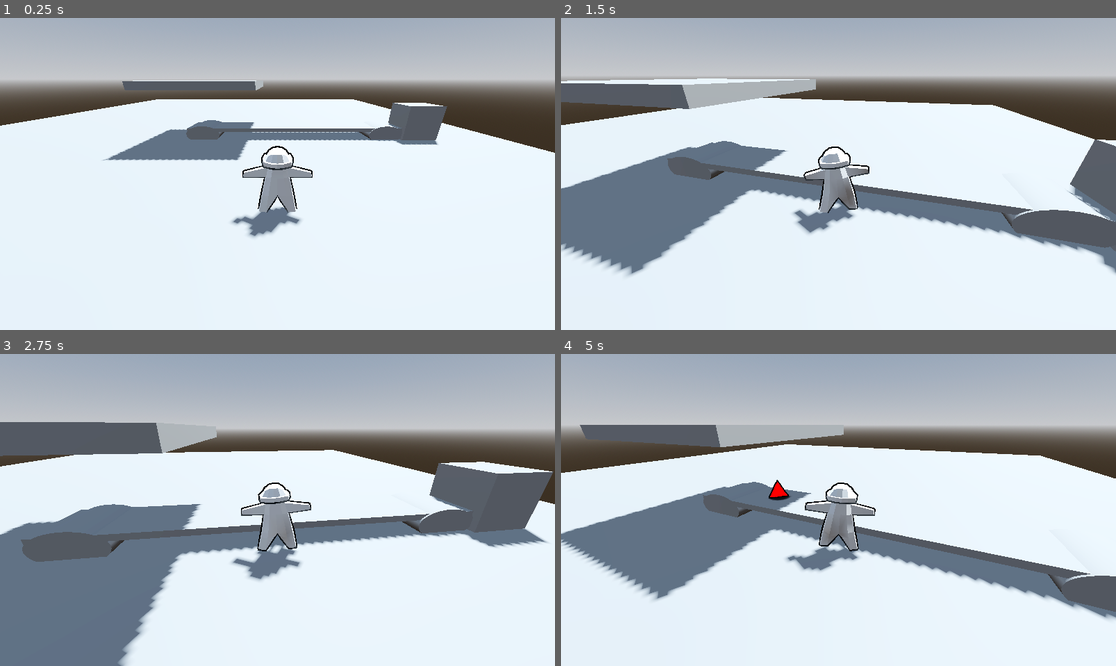
Above: before the commit, frames 1-4 (two rows, left to right).
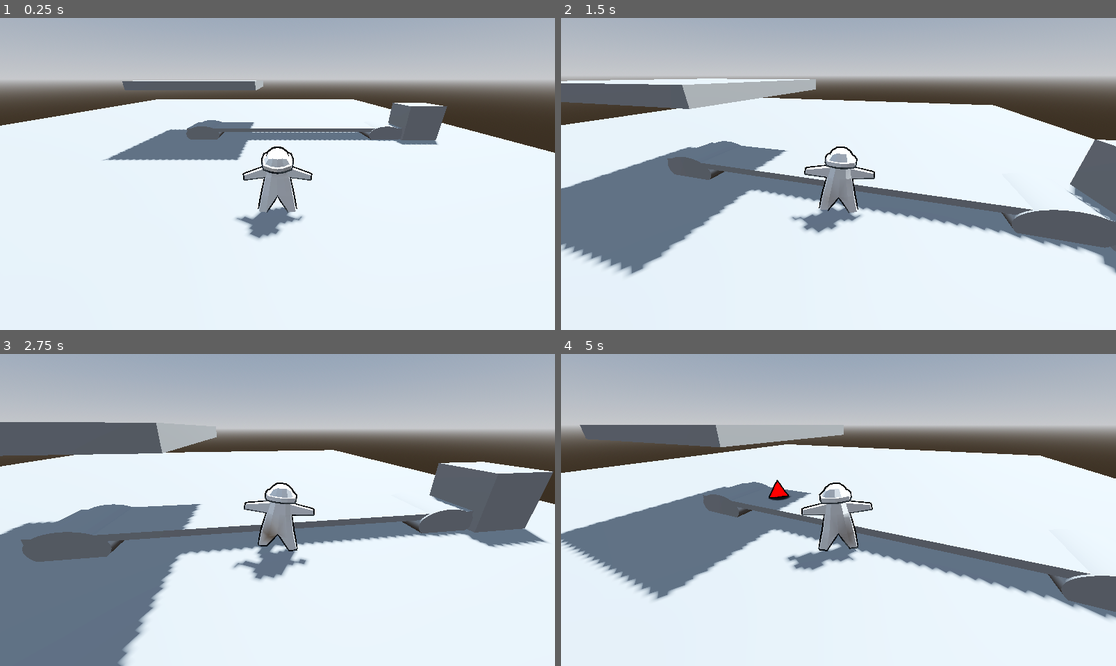
Above: after the commit, the same moments.

Repository: duboisr96/igwdcn
Game: Godot game, scene res://Scenes/Levels/level.tscn
Two runs of this game, one before a commit and one after it. Both use one fixed random seed, a clock stepped at 60 frames per second and the inputs below.
Inputs (mouse positions are in pixels of both pictures, inside the frame that each line leads up to):
- Up to frame 1 (0.25 s): no input
- Up to frame 2 (1.5 s): tap Enter (ui_accept) at 0.5, 0.8, 1.35 s; move the mouse to (866, 174) at 0.52 s; hold F (interact) 0.53-1.28 s; hold W (up) from 0.53 s (still down); tap Space (jump) at 0.77, 1.07 s; move the mouse to (810, 174) at 1.27 s
- Up to frame 3 (2.75 s): keep holding W (up); tap Space (jump) at 1.52, 1.55, 1.82 s; move the mouse to (288, 503) at 2.02 s; hold Space (jump) from 2.03 s (still down); tap F (interact) at 2.3 s
- Up to frame 4 (5 s): keep holding W (up); move the mouse to (832, 516) at 2.77 s; release Space (jump) at 2.78 s; tap - (decrease belt speed) at 2.85 s; tap Space (jump) at 3.02, 3.32, 4.52, 4.82 s; tap Enter (ui_accept) at 3.05 s; move the mouse to (877, 513) at 3.52 s; hold Space (jump) 3.53-4.28 s; tap Keypad 0 (decrease error) at 3.6 s; move the mouse to (794, 506) at 4.27 s; tap Mouse wheel up (increase belt speed) at 4.35 s; tap F (interact) at 4.55 s

The runs differ from the first frame. In frame 1, 0.5% of the frame differs, in the area x 41-57%, y 40-72%; in frame 2, 1.1%, in the area x 41-57%, y 41-70%; in frame 3, 1.1%; in frame 4, 1.1%.

Commit message:
can now pick up and score

Diff:
--- a/Scenes/Levels/level.gd
+++ b/Scenes/Levels/level.gd
@@ -3,7 +3,8 @@
 
 var root = get_tree()
 @export var production_speed := 1.0
-
+var health = 10
+var score = 0
 # Called when the node enters the scene tree for the first time.
 func _ready() -> void:
 	add_to_group("levels")  # Add to a global group
@@ -27,3 +28,13 @@
 		if production_speed > .25:
 			production_speed -= .25
 			print('belt speed is ', production_speed, ' mph')
+
+
+func _on_bin_minus_one() -> void:
+	health -= 1
+	print(health, ' health remaining')
+
+
+func _on_bin_plus_one() -> void:
+	score += 1
+	print(score, ' total score')
--- a/Scenes/Levels/level.tscn
+++ b/Scenes/Levels/level.tscn
@@ -19,7 +19,7 @@
 tonemap_mode = 2
 glow_enabled = true
 
-[node name="Level" type="Node3D" groups=["levels"]]
+[node name="Level" type="Node3D"]
 script = ExtResource("1_u28yv")
 
 [node name="WorldEnvironment" type="WorldEnvironment" parent="."]
@@ -36,6 +36,8 @@
 
 [node name="Bin" parent="." instance=ExtResource("2_fj8l3")]
 transform = Transform3D(1, 0, 0, 0, 1, 0, 0, 0, 1, 6.22015, 0.448438, 0.12847)
+shape = "triangle"
+color = "RED"
 
 [node name="CSGBox3D" type="CSGBox3D" parent="."]
 transform = Transform3D(1, 0, 0, 0, 1, 0, 0, 0, 1, -0.00671387, -0.123102, -2.68958)
@@ -48,3 +50,6 @@
 
 [node name="Player" parent="." instance=ExtResource("5_wt80w")]
 transform = Transform3D(0.4, 0, 0, 0, 0.4, 0, 0, 0, 0.4, 2.00536, -0.0231023, 4.18358)
+
+[connection signal="minus_one" from="Bin" to="." method="_on_bin_minus_one"]
+[connection signal="plus_one" from="Bin" to="." method="_on_bin_plus_one"]
--- a/Scenes/Player/player.gd
+++ b/Scenes/Player/player.gd
@@ -21,6 +21,11 @@
 @onready var move_state_machine = $AnimationTree.get('parameters/MoveStateMachine/playback')
 #nodes
 @onready var camera = $FollowingCameraController/Camera3D
+var can_grab := true
+var grabbable_obj : Node3D = null
+var grabbed_object : Node3D = null
+var am_holding := false
+
 
 #functions
 func _ready() -> void:
@@ -33,18 +38,21 @@
 	move_and_slide()
 	#Interact check
 	interact()
-
+	_hold_obj()
 
 
 func interact() -> void:
 	var tween = create_tween()
+	##this is unrelated to currently chillin here
 	if Input.is_action_just_pressed("unlock mouse"):
 		Input.set_mouse_mode(Input.MOUSE_MODE_VISIBLE)
+
+
 	if (Input.is_action_pressed("interact")):
-		print("interact")
-		tween.tween_property($AnimationTree, "parameters/GrabBlend/blend_amount", 1, .25 )
+		_grab(grabbable_obj)
+		tween.tween_property($AnimationTree, "parameters/GrabBlend/blend_amount", 1, .1 )
 	else:
-		tween.tween_property($AnimationTree, "parameters/GrabBlend/blend_amount", 0, .25 )
+		tween.tween_property($AnimationTree, "parameters/GrabBlend/blend_amount", 0, .1 )
 
 #handles horizontal movement
 func move_logic(delta) -> void:
@@ -77,31 +85,39 @@
 	var gravity = jump_gravity if velocity.y > 0.0 else fall_gravity
 	velocity.y -= gravity * delta
 
-#Template
-#const SPEED = 5.0
-#const JUMP_VELOCITY = 4.5
-#
-## Get the gravity from the project settings to be synced with RigidBody nodes.
-#var gravity = ProjectSettings.get_setting("physics/3d/default_gravity")
-#
-#
-#func _physics_process(delta):
-	## Add the gravity.
-	#if not is_on_floor():
-		#velocity.y -= gravity * delta
-	## Handle jump.
-	#if Input.is_action_just_pressed("ui_accept") and is_on_floor():
-		#velocity.y = JUMP_VELOCITY
-#
-	## Get the input direction and handle the movement/deceleration.
-	## As good practice, you should replace UI actions with custom gameplay actions.
-	#var input_dir = Input.get_vector("left", "right", "up", "down")
-	#var direction = (transform.basis * Vector3(input_dir.x, 0, input_dir.y)).normalized()
-	#if direction:
-		#velocity.x = direction.x * SPEED
-		#velocity.z = direction.z * SPEED
-	#else:
-		#velocity.x = move_toward(velocity.x, 0, SPEED)
-		#velocity.z = move_toward(velocity.z, 0, SPEED)
-#
-	#move_and_slide()
+
+func _on_grab_area_body_entered(body: Node3D) -> void:
+	if (body.is_in_group("grabbable") && !am_holding):
+		grabbable_obj = body
+		print('can be grabbed')
+
+
+func _on_grab_area_body_exited(body: Node3D) -> void:
+	if body == grabbable_obj:
+		grabbable_obj = null
+
+func _grab(obj):
+	if obj != null:
+		grabbed_object = obj
+		grabbed_object.global_position = $man/GrabArea/CSGBox3D.global_position
+		var col_shape = grabbed_object.get_node('CollisionShape3D')
+		col_shape.disabled = true
+		am_holding = true
+
+
+func _hold_obj():
+
+	if grabbed_object != null and Input.is_action_pressed("interact") and am_holding:  # Replace "interact" with your actual input action
+		var shadow = grabbed_object.get_node('shadow')
+		grabbed_object.global_position = $man/GrabArea/CSGBox3D.global_position
+		am_holding = true
+		shadow.hide()
+	elif grabbed_object != null and not Input.is_action_pressed("interact"):
+		var shadow = grabbed_object.get_node('shadow')
+		var col_shape = grabbed_object.get_node('CollisionShape3D')
+		col_shape.disabled = false
+		grabbed_object = null  # Release the object when the button is released
+		am_holding = false
+		shadow.show()
+	else:
+		am_holding = false
--- a/Scenes/Player/player.tscn
+++ b/Scenes/Player/player.tscn
@@ -11,6 +11,9 @@
 
 [sub_resource type="CapsuleMesh" id="CapsuleMesh_5g6jr"]
 material = SubResource("StandardMaterial3D_1cc6h")
+
+[sub_resource type="BoxShape3D" id="BoxShape3D_qbkvd"]
+size = Vector3(1, 1, 2)
 
 [sub_resource type="AnimationNodeAnimation" id="AnimationNodeAnimation_kp441"]
 animation = &"Grab"
@@ -45,7 +48,7 @@
 [sub_resource type="AnimationNodeTimeScale" id="AnimationNodeTimeScale_m1pfg"]
 
 [sub_resource type="AnimationNodeBlendTree" id="AnimationNodeBlendTree_ckjy8"]
-graph_offset = Vector2(-407, 19)
+graph_offset = Vector2(-355, 102)
 nodes/GrabAnimation/node = SubResource("AnimationNodeAnimation_kp441")
 nodes/GrabAnimation/position = Vector2(-200, 280)
 nodes/GrabBlend/node = SubResource("AnimationNodeBlend2_wg7ek")
@@ -58,6 +61,8 @@
 node_connections = [&"GrabBlend", 0, &"MoveStateMachine", &"GrabBlend", 1, &"GrabAnimation", &"TimeScale", 0, &"GrabBlend", &"output", 0, &"TimeScale"]
 
 [node name="Player" type="CharacterBody3D"]
+collision_layer = 8
+collision_mask = 29
 script = ExtResource("1_06din")
 
 [node name="CollisionShape3D" type="CollisionShape3D" parent="."]
@@ -78,12 +83,12 @@
 transform = Transform3D(0.5, 0, 0, 0, 0.5, 0, 0, 0, 0.5, 0, 0, 0)
 
 [node name="Skeleton3D" parent="man/Armature" index="0"]
-bones/1/rotation = Quaternion(0.321499, 1.1288e-07, 8.39421e-09, 0.94691)
+bones/1/rotation = Quaternion(0.321499, 1.1288e-07, 2.19955e-08, 0.94691)
 bones/2/rotation = Quaternion(7.05772e-10, 1.94742e-09, -0.712403, 0.701771)
-bones/3/rotation = Quaternion(-2.21372e-08, -2.75361e-08, -0.253155, 0.967426)
+bones/3/rotation = Quaternion(-2.93653e-08, -2.72897e-08, -0.253155, 0.967426)
 bones/3/scale = Vector3(1, 1, 1)
 bones/4/rotation = Quaternion(7.05772e-10, -1.94742e-09, 0.712403, 0.701771)
-bones/5/rotation = Quaternion(-2.21372e-08, 2.75361e-08, 0.253155, 0.967426)
+bones/5/rotation = Quaternion(-2.93653e-08, 2.72897e-08, 0.253155, 0.967426)
 bones/5/scale = Vector3(1, 1, 1)
 bones/6/rotation = Quaternion(0.63993, 0.300816, 0.639929, -0.300816)
 bones/7/rotation = Quaternion(-0.257522, 1.80225e-07, 7.2783e-08, 0.966272)
@@ -92,11 +97,26 @@
 bones/9/rotation = Quaternion(-0.257522, -1.80225e-07, -7.2783e-08, 0.966272)
 bones/9/scale = Vector3(1, 1, 1)
 
+[node name="GrabArea" type="Area3D" parent="man"]
+transform = Transform3D(2, 0, 0, 0, 2, 0, 0, 0, 2, 0, 0, 0)
+collision_mask = 3
+
+[node name="CollisionShape3D" type="CollisionShape3D" parent="man/GrabArea"]
+transform = Transform3D(1, 0, 0, 0, 1, 0, 0, 0, 1, 0, 0.964206, 1.08101)
+shape = SubResource("BoxShape3D_qbkvd")
+
+[node name="CSGBox3D" type="CSGBox3D" parent="man/GrabArea"]
+transform = Transform3D(1, 0, 0, 0, 1, 0, 0, 0, 1, 0, 1.7498, 1.97726)
+visible = false
+
 [node name="AnimationTree" type="AnimationTree" parent="."]
 root_node = NodePath("../man")
 tree_root = SubResource("AnimationNodeBlendTree_ckjy8")
 anim_player = NodePath("../man/AnimationPlayer")
 parameters/GrabBlend/blend_amount = 0.0
-parameters/TimeScale/scale = 0.5
+parameters/TimeScale/scale = 1.0
+
+[connection signal="body_entered" from="man/GrabArea" to="." method="_on_grab_area_body_entered"]
+[connection signal="body_exited" from="man/GrabArea" to="." method="_on_grab_area_body_exited"]
 
 [editable path="man"]
--- a/Scenes/objects/factory/bin.gd
+++ b/Scenes/objects/factory/bin.gd
@@ -3,6 +3,10 @@
 @export var shape := 'circle'
 @export var color := 'DEEP_SKY_BLUE'
 # Called when the node enters the scene tree for the first time.
+signal plus_one
+signal minus_one
+
+
 func _ready() -> void:
 	pass # Replace with function body.
 
@@ -12,5 +16,9 @@
 	pass
 
 
-#func _on_body_entered(body: Node3D) -> void:
-	#emit_signal()
+func _on_body_entered(body: Node3D) -> void:
+	if body.is_in_group('grabbable'):
+		if body.create_shape == shape && body.create_color == color:
+			emit_signal('plus_one')
+		else:
+			emit_signal('minus_one')
--- a/Scenes/objects/factory/bin.tscn
+++ b/Scenes/objects/factory/bin.tscn
@@ -5,6 +5,7 @@
 [sub_resource type="BoxShape3D" id="BoxShape3D_5elh5"]
 
 [node name="Bin" type="Area3D"]
+collision_mask = 3
 script = ExtResource("1_pyusl")
 
 [node name="CollisionShape3D" type="CollisionShape3D" parent="."]
--- a/Scenes/objects/factory/production_machine.gd
+++ b/Scenes/objects/factory/production_machine.gd
@@ -60,11 +60,12 @@
 	print($Timer.wait_time)
 
 func _handle_error(error_val) -> void:
+	var rando_spread := randi_range(1,10)
 	if error_amount == 1:
 		_output_shape(error_log[0], error_log[1])
 		pass
 	if error_amount == 0:
-		if error_val % 2:
+		if rando_spread <= 5:
 		###color and shape error###
 			var error_shape = randi_range(0,2)
 			while default_shape_to_create == error_shape:
@@ -79,7 +80,7 @@
 			_output_shape(error_shape, error_color)
 			#color and shape error
 			#append to erroring
-		elif error_val % 3:
+		elif rando_spread >5 && rando_spread <9:
 			var error_color = randi_range(0,2)
 			while default_color_to_create == error_color:
 				error_color = randi_range(0,2)
--- a/Scenes/objects/shapes/shape_base.gd
+++ b/Scenes/objects/shapes/shape_base.gd
@@ -21,6 +21,7 @@
 var on_belt := false
 
 func _ready() -> void:
+	add_to_group("grabbable")
 	_bob()
 	if create_shape == 'circle':
 		print('creating cirlce')
--- a/Scenes/objects/shapes/shape_base.tscn
+++ b/Scenes/objects/shapes/shape_base.tscn
@@ -7,9 +7,12 @@
 
 [sub_resource type="BoxShape3D" id="BoxShape3D_svyq8"]
 
-[node name="ShapeBase" type="RigidBody3D"]
+[node name="ShapeBase" type="RigidBody3D" groups=["grabbable"]]
 transform = Transform3D(1, 0, 0, 0, 1, 0, 0, 0, 1, 0, 0.54768, 0)
+collision_layer = 2
+collision_mask = 53
 gravity_scale = 0.0
+lock_rotation = true
 contact_monitor = true
 max_contacts_reported = 6
 linear_velocity = Vector3(0, -1, 0)
--- a/project.godot
+++ b/project.godot
@@ -14,6 +14,11 @@
 run/main_scene="res://Scenes/Levels/level.tscn"
 config/features=PackedStringArray("4.3", "Forward Plus")
 config/icon="res://icon.svg"
+
+[global_group]
+
+grabbable=""
+levels=""
 
 [input]
 
@@ -85,3 +90,12 @@
 "events": [Object(InputEventKey,"resource_local_to_scene":false,"resource_name":"","device":-1,"window_id":0,"alt_press …(195 unchanged characters)…
 ]
 }
+
+[layer_names]
+
+3d_physics/layer_1="floor & walls"
+3d_physics/layer_2="shapes"
+3d_physics/layer_3="production machine"
+3d_physics/layer_4="player"
+3d_physics/layer_5="bin"
+3d_physics/layer_6="belts"
Not shown: 1 places in Scenes/Player/player.tscn that only renumber resources
